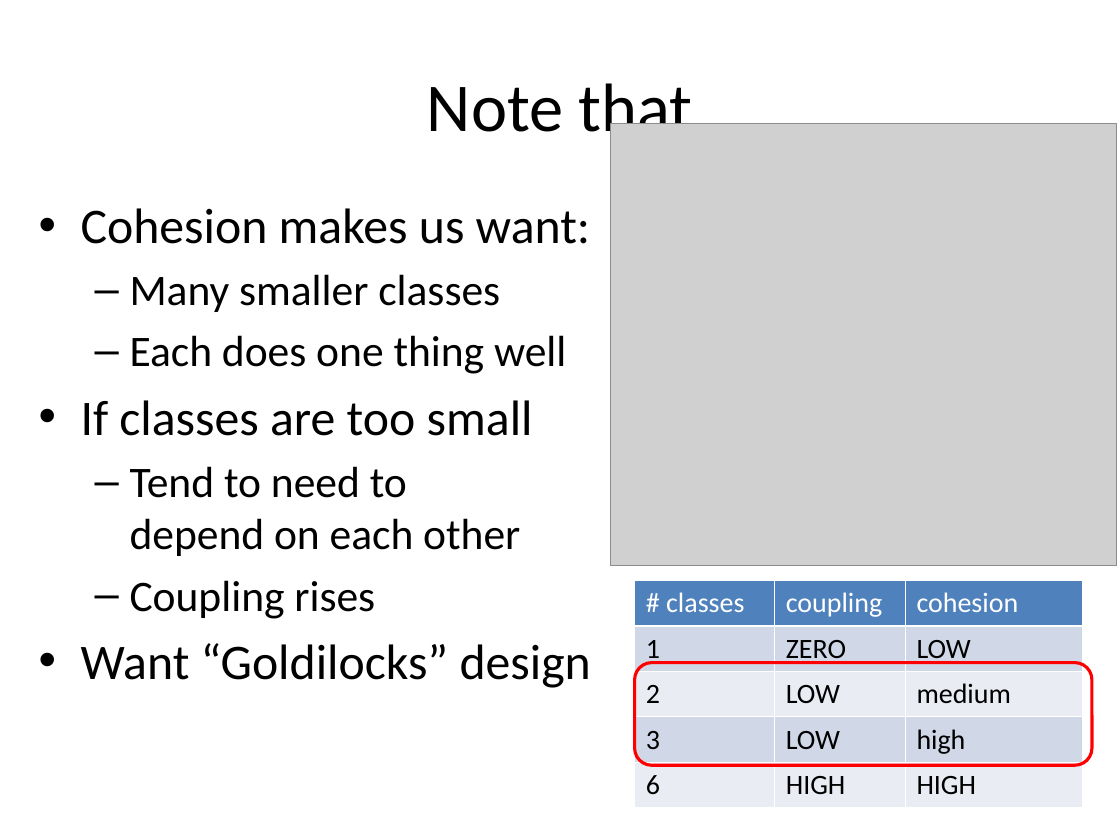
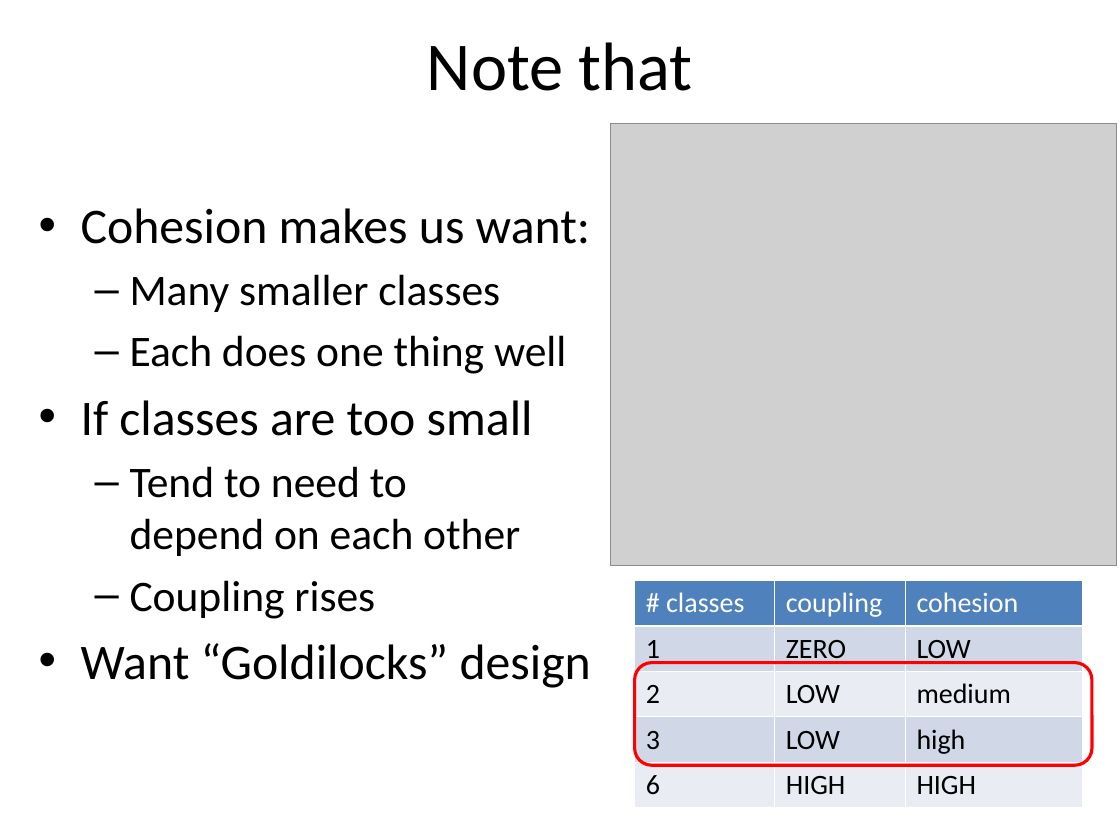
Before and after one commit to RHIT-CSSE/csse220, a slide deck: slide 21 of ClassMaterials/CohesionAndCoupling/Slides/Part4-OOD-DP4-CouplingCohesion.pptx. Drawn at 1120x840 pixels with LibreOffice and Linux fonts; fonts in the diff are those of the drawing; grey boxes stand for pictures. Boxes give left, top, right and bottom in pixels: in the first picture for what was removed or moved away, otherwise in the second. Text is boxed around its words. In the diff, an @@ line names an element or a change of style, - is before the commit and + after.

```diff
--- a/ClassMaterials/CohesionAndCoupling/Slides/Part4-OOD-DP4-CouplingCohesion.pptx
+++ b/ClassMaterials/CohesionAndCoupling/Slides/Part4-OOD-DP4-CouplingCohesion.pptx
@@ title "Note that" rewrapped from (x1=427, y1=83, x2=693, y2=147) to (x1=427, y1=42, x2=693, y2=91) @@
```
Also in this commit, not shown: 4 other files.
